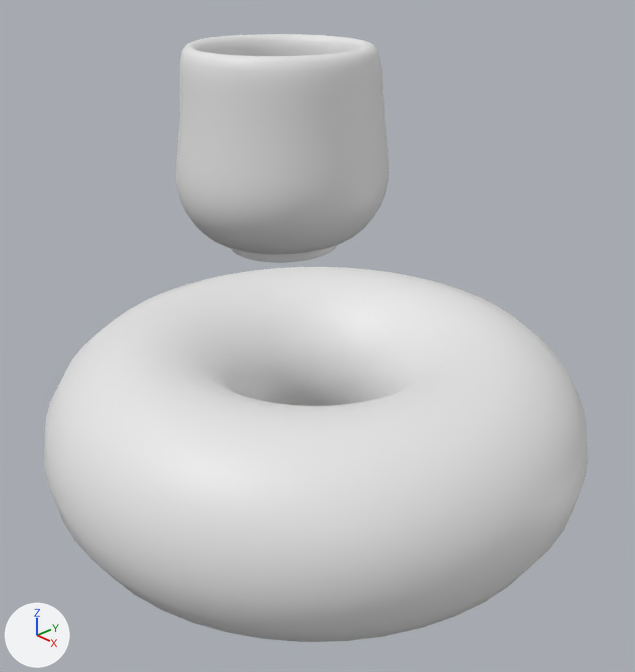
Before and after pictures for a commit that changed the Blender file tutorial/donut project/donut.blend.
Rendered twice from a 50 mm lens placed at (0.335, -0.312, 0.267), pointed at (-0.122, 0.115, -0.023). The lights are fixed; the arrows at lower left show +X, +Y and +Z. The first picture is the older version.
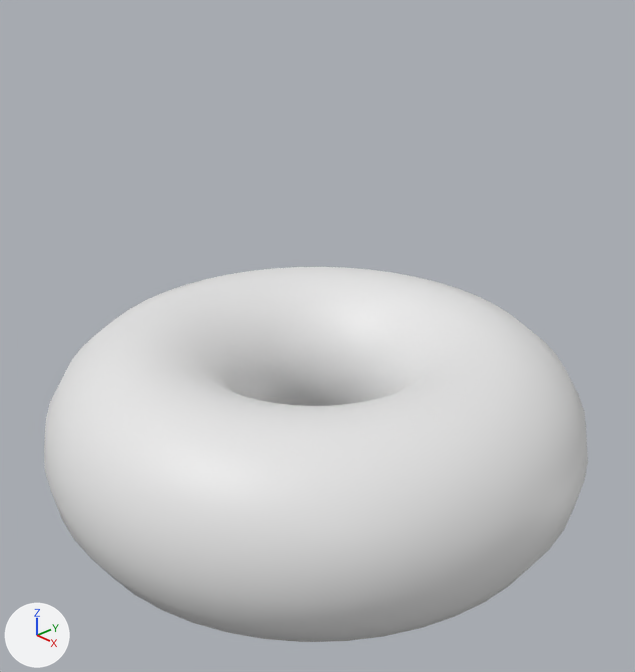
Where the change shows, as pixel boxes [x1, y1, x2, y2] in the pictures (635 x 672 px):
'Cylinder', deleted
    before: [176, 34, 389, 263]

The change in detail:
Object 'Cylinder' (ob_cylinder) is deleted.
